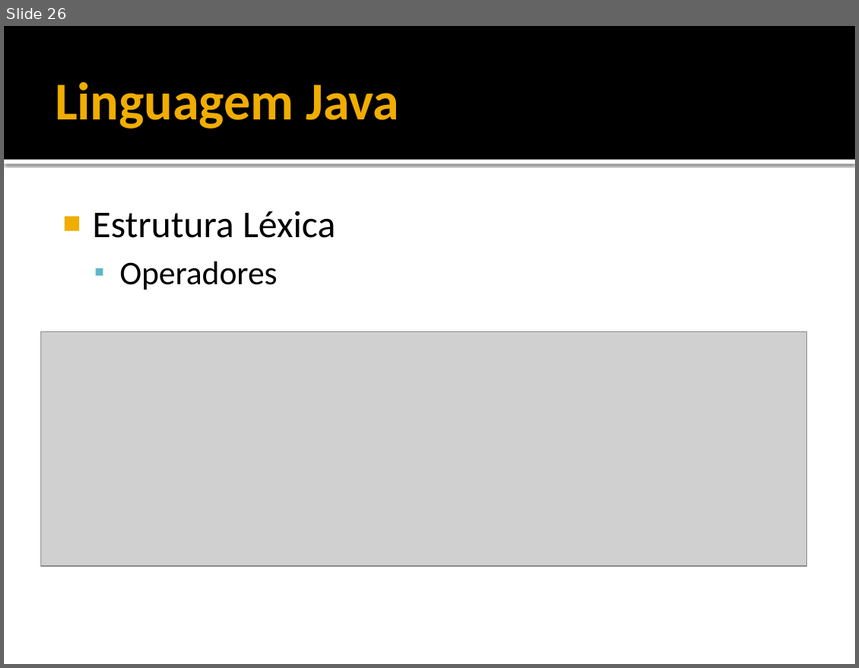
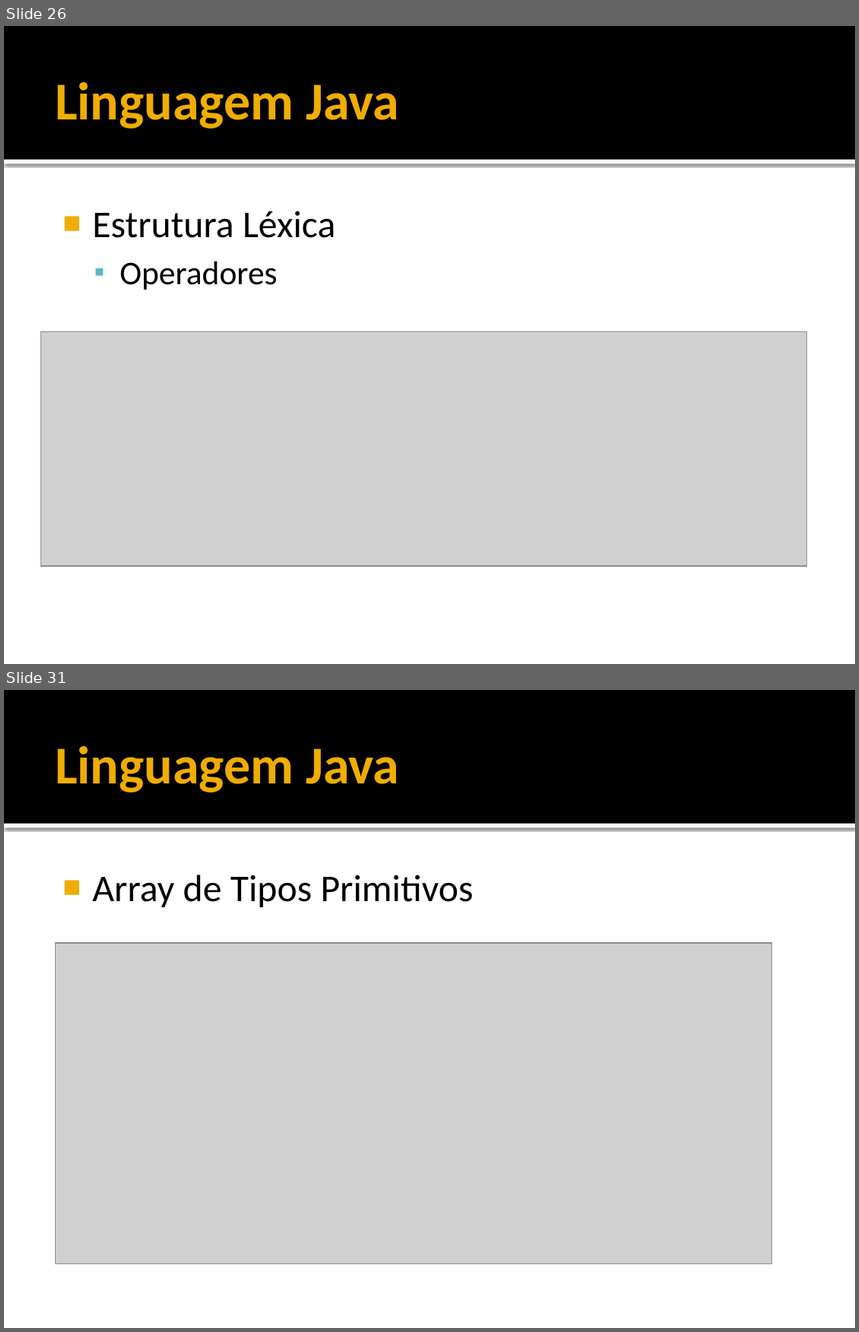
Before and after one commit to filosofisto/cpb-treinamento, a slide deck: Fundamentos/Fundamentos - Java Basico.pptx. Shown one above the other, each under a label of ours: slide 26 before the commit, slides 26 and 31 after it; the slides between them are not shown. The pictures are 859x668 and 859x1332 pixels, drawn with LibreOffice and Linux fonts; fonts in the diff are those of the drawing; grey boxes stand for pictures. Boxes give left, top, right and bottom in pixels: in the first picture for what was removed or moved away, otherwise in the second. Text is boxed around its words. In the diff, an @@ line names an element or a change of style, - is before the commit and + after.

Commit message:
Atualizacao Fundamentos - Java Basico.pptx
.

```diff
--- a/Fundamentos/Fundamentos - Java Basico.pptx
+++ b/Fundamentos/Fundamentos - Java Basico.pptx
@@ slide 31 added at [4, 690, 855, 1328], background #FFFFFF; not listed: 2 template elements that a slide beside it also shows @@
@@ title added at [55, 746, 399, 793], 45 pt, text #F0AD00, bold @@
+Linguagem Java
@@ text added at [92, 875, 474, 907], 32 pt, text #000000 @@
+■ Array de Tipos Primitivos
@@ picture added at [55, 943, 772, 1264] @@
```
Also in this commit, not shown: 1 slide changed, 16 other slides added, 1 other file.
